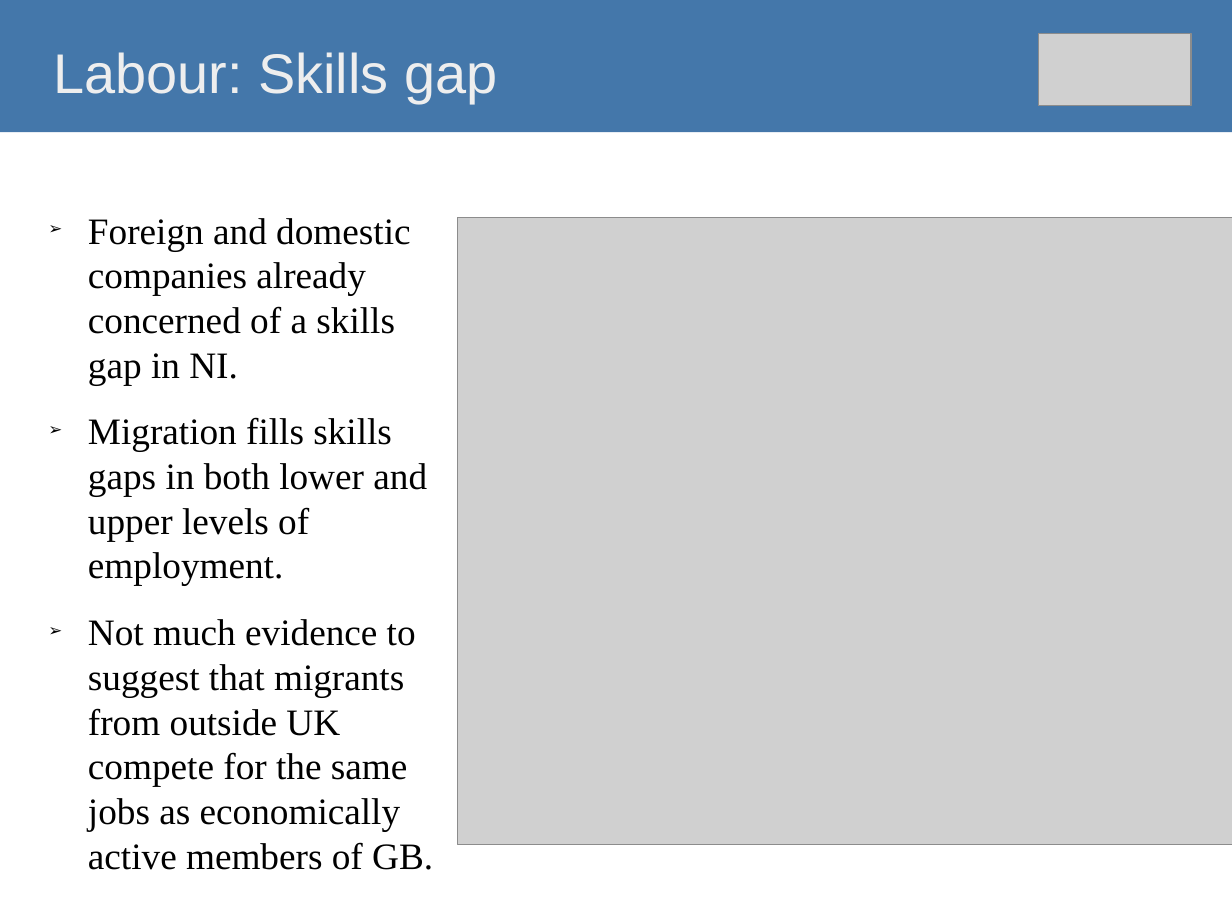
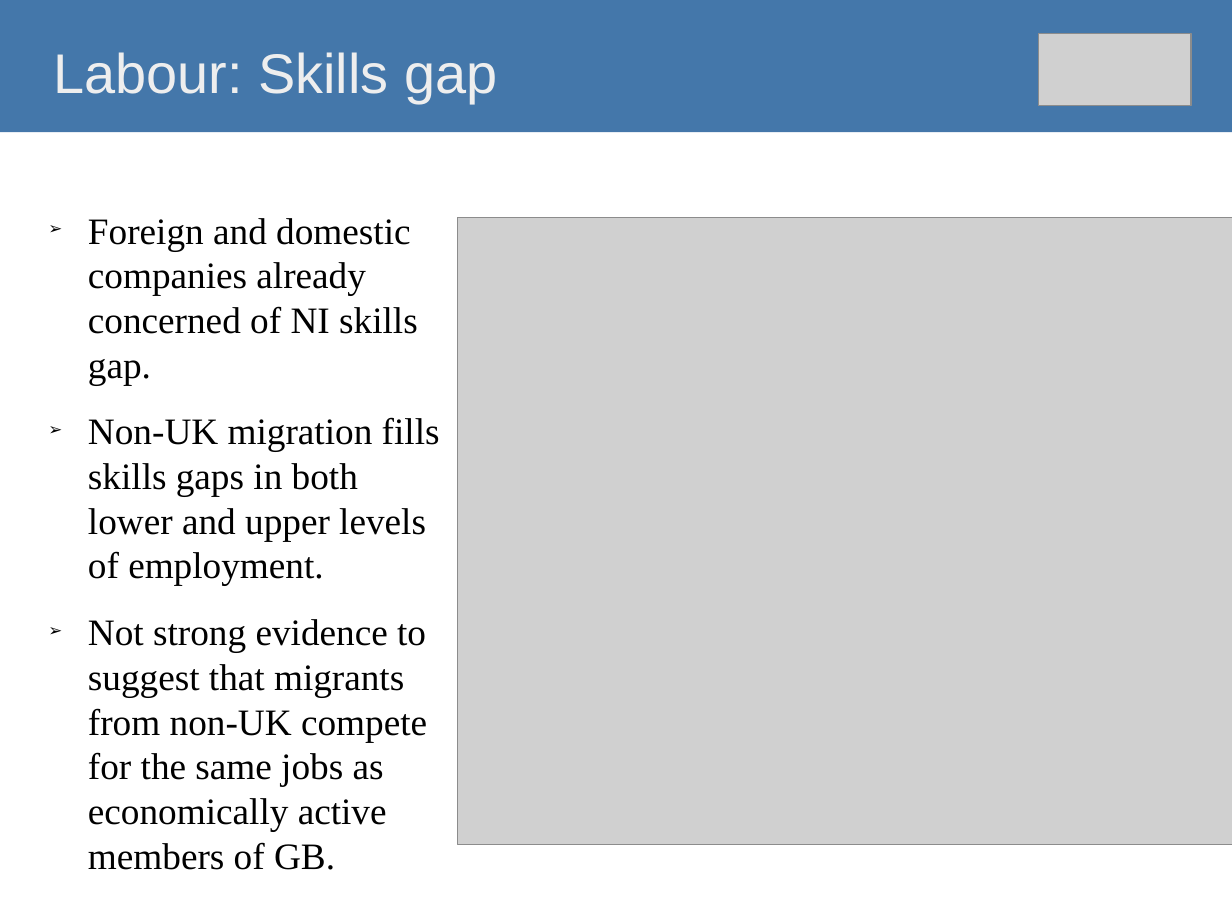
Before and after one commit to O1sims/MigrationNI, a slide deck: slide 9 of presentation/impact-of-brexit-on-ni-economy.odp. Drawn at 1232x924 pixels with LibreOffice and Linux fonts; fonts in the diff are those of the drawing; grey boxes stand for pictures. Boxes give left, top, right and bottom in pixels: in the first picture for what was removed or moved away, otherwise in the second. Text is boxed around its words. In the diff, an @@ line names an element or a change of style, - is before the commit and + after.

```diff
--- a/presentation/impact-of-brexit-on-ni-economy.odp
+++ b/presentation/impact-of-brexit-on-ni-economy.odp
@@ text at (88,218,440,870): text changed @@
-➢ Foreign and domestic companies already concerned of a skills gap in NI.
-➢ Migration fills skills gaps in both lower and upper levels of employment.
-➢ Not much evidence to suggest that migrants from outside UK compete for the same jobs as economically active members of GB.
+➢ Foreign and domestic companies already concerned of NI skills gap.
+➢ Non-UK migration fills skills gaps in both lower and upper levels of employment.
+➢ Not strong evidence to suggest that migrants from non-UK compete for the same jobs as economically active members of GB.
```
Also in this commit, not shown: 11 other slides changed, 1 slide added.
